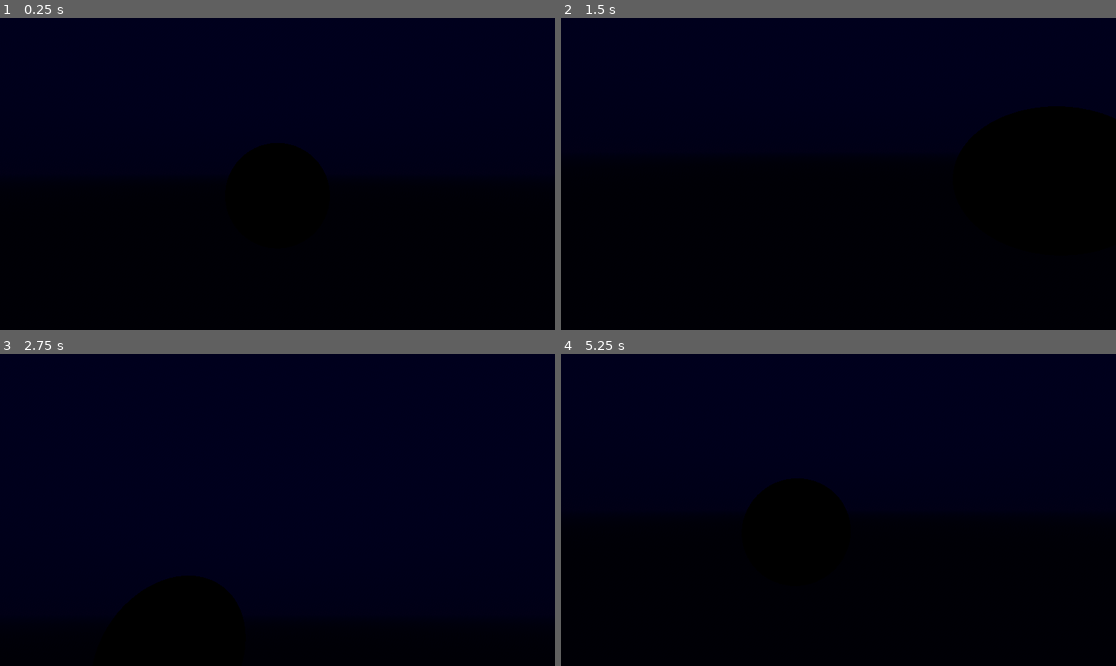
Above: before the commit, frames 1-4 (two rows, left to right).
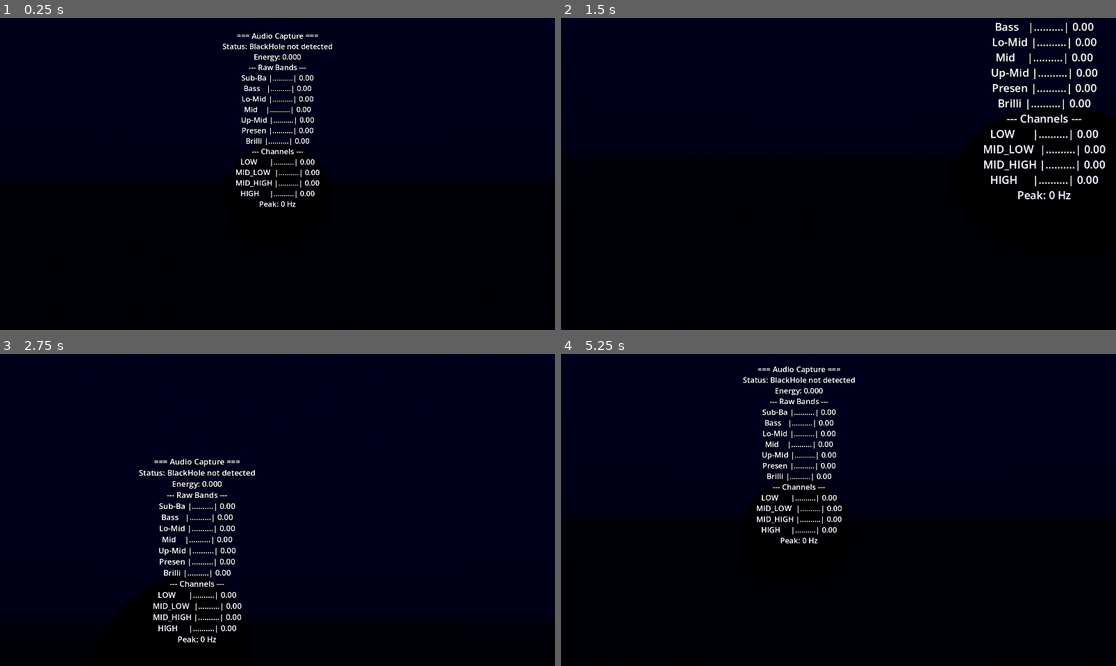
Above: after the commit, the same moments.

Repository: kquizz/vr-visualizer
Game: Godot game, scene res://scenes/main.tscn
The game is run twice, just before and just after one commit, with the same random seed, the same clock (stepped at 60 frames per second) and the same inputs.
Inputs (mouse positions are in pixels of both pictures, inside the frame that each line leads up to):
- Up to frame 1 (0.25 s): no input
- Up to frame 2 (1.5 s): tap Enter at 0.5 s; move the mouse to (960, 158) at 0.52 s; tap Space at 1.25 s; move the mouse to (727, 189) at 1.27 s
- Up to frame 3 (2.75 s): tap Enter at 2 s; move the mouse to (333, 441) at 2.02 s
- Up to frame 4 (5.25 s): tap Space at 2.75, 4.25 s; move the mouse to (810, 572) at 2.77 s; tap Enter at 3.5 s; move the mouse to (1005, 556) at 3.52 s; move the mouse to (672, 463) at 4.27 s; move the mouse to (866, 510) at 5.02 s

The runs differ from the first frame. In frame 1, 2.2% of the frame differs, in the area x 40-60%, y 4-61%; in frame 2, 2.8%, in the area x 76-99%, y 0-59%; in frame 3, 2.4%; in frame 4, 2.2%.
Error before the commit: Invalid access to property or key 'stem_data' on a base object of type 'Node (audio_manager.gd)'. (res://scripts/debug_overlay.gd:25)

Commit message:
feat(02-02): rewrite debug overlay for single-source FFT, retire stem loader
- Debug overlay shows signal status, 7 raw bands, 4 grouped channels
- Single Label3D replaces 4 stem-specific labels
- Rename stem_loader.gd to _stem_loader_legacy.gd
- Remove StemLoader node from vr_scene.tscn

Diff:
--- a/scenes/vr_scene.tscn
+++ b/scenes/vr_scene.tscn
@@ -1,9 +1,9 @@
-[gd_scene load_steps=9 format=3]
+[gd_scene load_steps=8 format=3]
 
 [ext_resource type="Script" path="res://scripts/fallback_camera.gd" id="fallback_camera_script"]
 [ext_resource type="Shader" path="res://shaders/test_reactive.gdshader" id="test_reactive_shader"]
 [ext_resource type="Script" path="res://scripts/debug_overlay.gd" id="debug_overlay_script"]
-[ext_resource type="Script" path="res://scripts/stem_loader.gd" id="stem_loader_script"]
+
 
 [sub_resource type="ProceduralSkyMaterial" id="ProceduralSkyMaterial_sky01"]
 sky_top_color = Color(0.02, 0.02, 0.12, 1)
@@ -53,6 +53,3 @@
 
 [node name="DebugOverlay" type="Node3D" parent="."]
 script = ExtResource("debug_overlay_script")
-
-[node name="StemLoader" type="Node" parent="."]
-script = ExtResource("stem_loader_script")
--- a/scripts/debug_overlay.gd
+++ b/scripts/debug_overlay.gd
@@ -1,39 +1,54 @@
 extends Node3D
 
-var _labels: Array[Label3D] = []
-const STEM_NAMES: PackedStringArray = ["Drums", "Bass", "Vocals", "Other"]
-const STEM_COLORS: Array[Color] = [
-	Color(1.0, 0.3, 0.3),  # Drums: red
-	Color(0.3, 0.3, 1.0),  # Bass: blue
-	Color(0.3, 1.0, 0.3),  # Vocals: green
-	Color(1.0, 1.0, 0.3),  # Other: yellow
+const BAND_NAMES: PackedStringArray = [
+	"Sub-Bass", "Bass", "Lo-Mid", "Mid", "Up-Mid", "Presence", "Brilliance"
 ]
+const GROUP_NAMES: PackedStringArray = ["LOW", "MID_LOW", "MID_HIGH", "HIGH"]
+
+var _label: Label3D
 
 func _ready() -> void:
-	for i in range(4):
-		var label := Label3D.new()
-		label.position = Vector3(-1.5 + i * 1.0, 2.5, -3.0)
-		label.font_size = 24
-		label.modulate = STEM_COLORS[i]
-		label.billboard = BaseMaterial3D.BILLBOARD_ENABLED
-		label.no_depth_test = true
-		label.outline_size = 8
-		add_child(label)
-		_labels.append(label)
+	_label = Label3D.new()
+	_label.position = Vector3(0.0, 2.5, -3.0)
+	_label.font_size = 22
+	_label.modulate = Color(0.9, 0.9, 1.0)
+	_label.billboard = BaseMaterial3D.BILLBOARD_ENABLED
+	_label.no_depth_test = true
+	_label.outline_size = 8
+	add_child(_label)
 
 func _process(_delta: float) -> void:
-	var data: Array[AudioData] = AudioManager.stem_data
-	for i in range(min(data.size(), _labels.size())):
-		_labels[i].text = "%s\nE: %.2f\nPk: %.0f Hz\n%s" % [
-			STEM_NAMES[i],
-			data[i].energy,
-			data[i].peak_frequency,
-			_format_bands(data[i].bands)
-		]
+	var data: AudioData = AudioManager.audio_data
+	if data == null:
+		_label.text = "AudioManager: initializing..."
+		return
 
-func _format_bands(bands: Array[float]) -> String:
-	var result: String = ""
-	for b in bands:
-		var filled: int = int(b * 5)
-		result += "|" + "#".repeat(filled) + ".".repeat(5 - filled) + "|\n"
-	return result
+	var status: String
+	if not AudioManager._is_capturing:
+		status = "BlackHole not detected"
+	elif AudioManager.has_signal:
+		status = "Listening on %s" % AudioManager._capture_device
+	else:
+		status = "No signal detected"
+
+	var text: String = "=== Audio Capture ===\n"
+	text += "Status: %s\n" % status
+	text += "Energy: %.3f\n\n" % data.energy
+
+	# 7 raw bands
+	text += "--- Raw Bands ---\n"
+	for i in range(data.bands.size()):
+		var filled: int = int(data.bands[i] * 10)
+		var bar: String = "#".repeat(filled) + ".".repeat(10 - filled)
+		text += "%s %s|%s| %.2f\n" % [BAND_NAMES[i].substr(0, 6).rpad(6), "", bar, data.bands[i]]
+
+	# 4 grouped channels
+	text += "\n--- Channels ---\n"
+	for i in range(data.grouped.size()):
+		var filled: int = int(data.grouped[i] * 10)
+		var bar: String = "#".repeat(filled) + ".".repeat(10 - filled)
+		text += "%s %s|%s| %.2f\n" % [GROUP_NAMES[i].rpad(8), "", bar, data.grouped[i]]
+
+	text += "\nPeak: %.0f Hz" % data.peak_frequency
+
+	_label.text = text
Renamed: scripts/stem_loader.gd -> scripts/_stem_loader_legacy.gd
